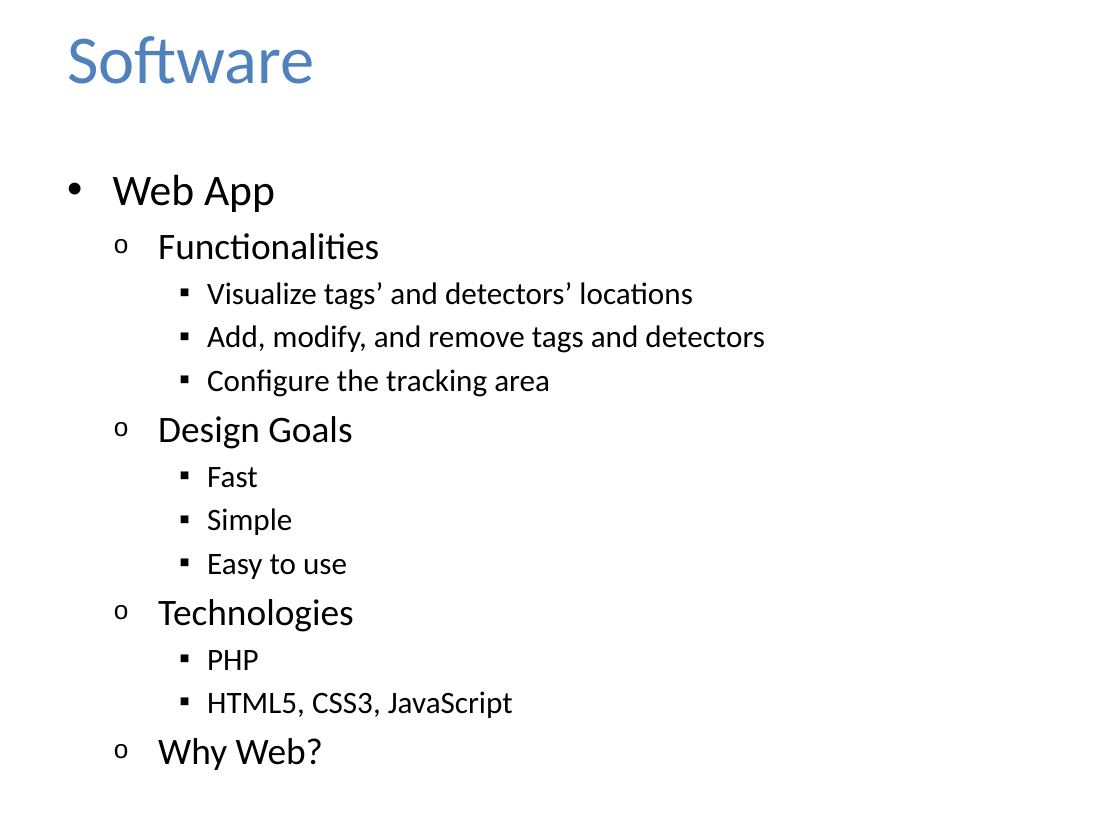
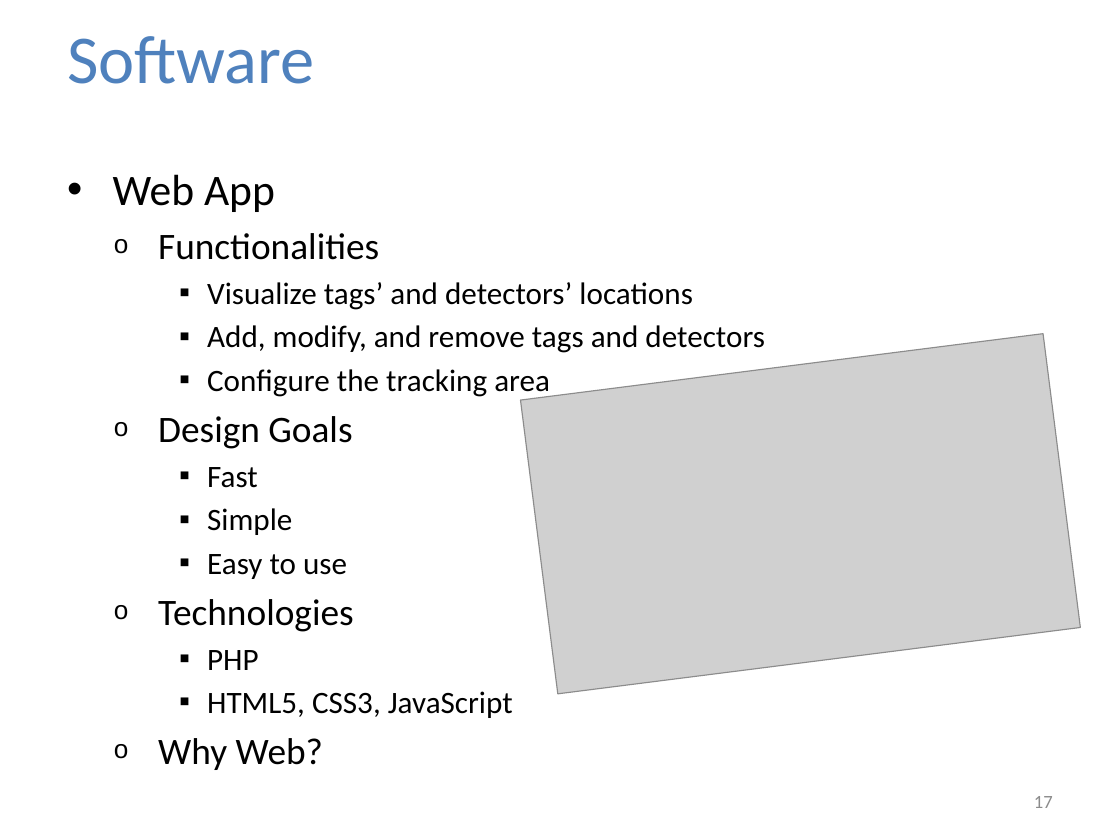
Before and after one commit to jolleekin/tiu-tracking, a slide deck: slide 17 of Docs/TIU_Tracking_Presentation_v1.pptx (slide 16 before the commit). Drawn at 1120x840 pixels with LibreOffice and Linux fonts; fonts in the diff are those of the drawing; grey boxes stand for pictures; background and template pictures are left out. Boxes give left, top, right and bottom in pixels: in the first picture for what was removed or moved away, otherwise in the second. Text is boxed around its words. In the diff, an @@ line names an element or a change of style, - is before the commit and + after.

```diff
--- a/Docs/TIU_Tracking_Presentation_v1.pptx
+++ b/Docs/TIU_Tracking_Presentation_v1.pptx
@@ picture added at box(521, 334, 1080, 694) @@
@@ page number added at box(1034, 796, 1053, 808), 12 pt, text #8C8C8C @@
+17
```
Also in this commit, not shown: 23 other slides changed, 4 slides added, 3 slides removed.
